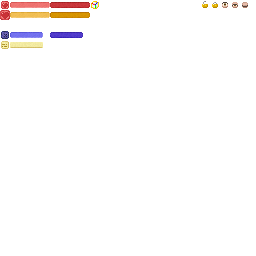
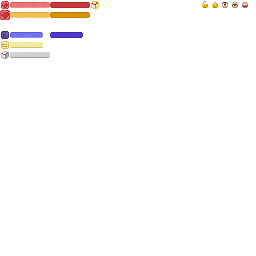
Layers edited between the first and the second 256 × 256 image:
painted on "地狱传送冷却" over [2, 32, 8, 38]
added layer "碰撞箱框" above "碰撞箱" over [10, 52, 50, 58]
added layer "碰撞箱" above "碰撞箱 - 弃用" over [1, 51, 9, 59]
